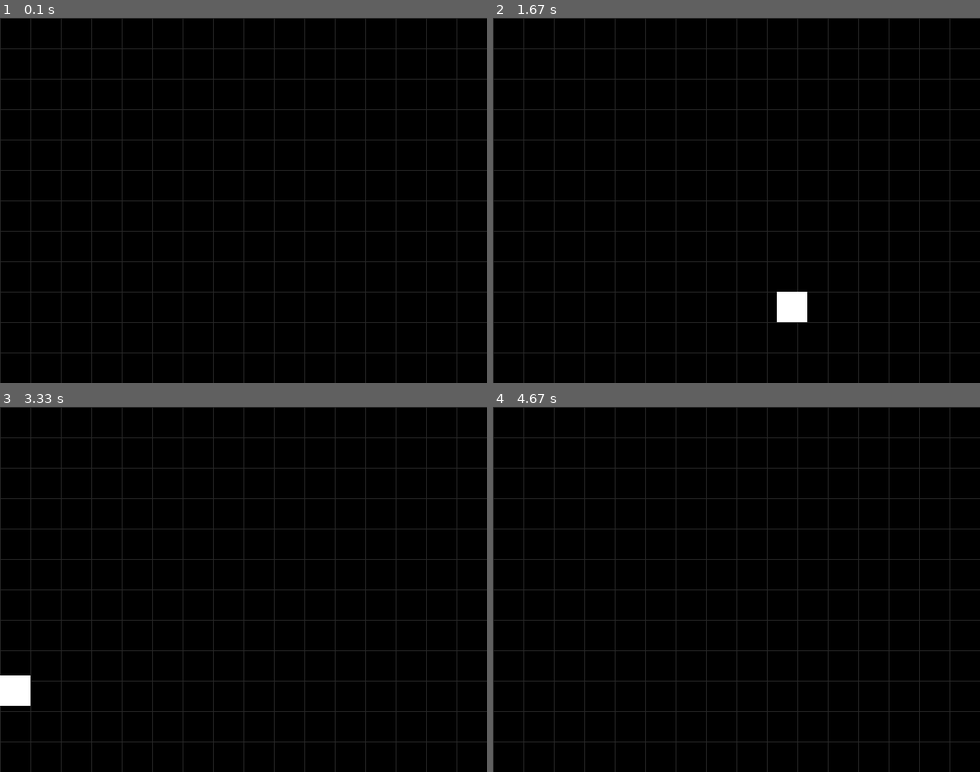
Above: before the commit, frames 1-4 (two rows, left to right).
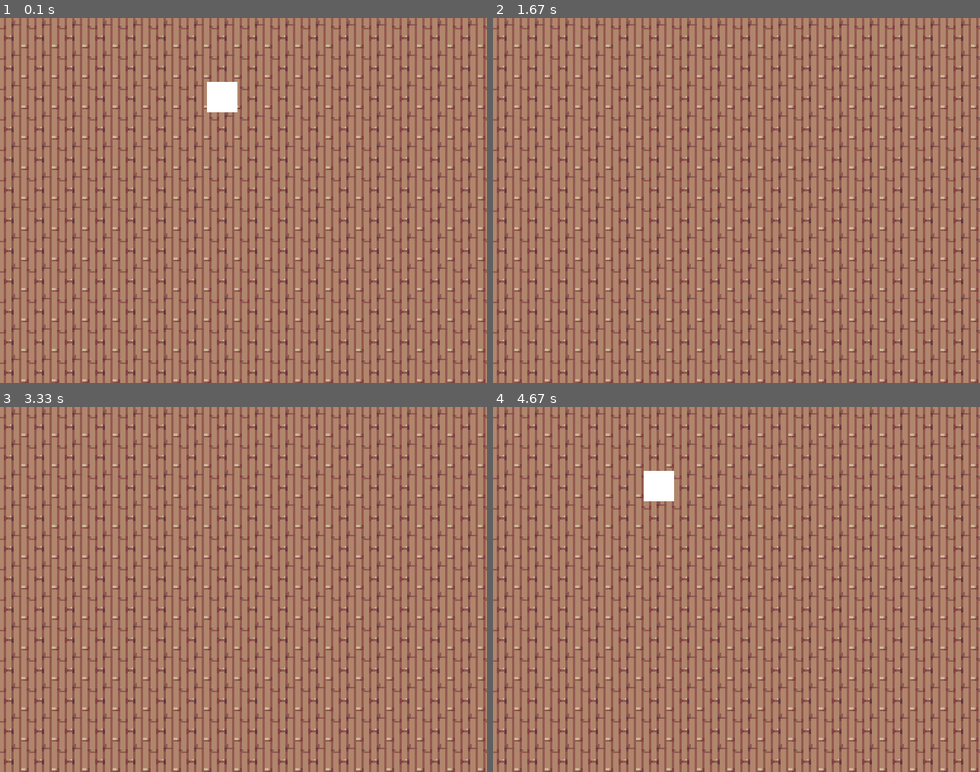
Above: after the commit, the same moments.

Repository: Feiyang0303/Let-Him-Cook
Game: pygame game, started from main.py
Two runs of this game, one before a commit and one after it. Both use one fixed random seed, a clock stepped at 60 frames per second and the inputs below.
Inputs:
- Up to frame 1 (0.1 s): no input
- Up to frame 2 (1.67 s): hold D 0.33-0.8 s; hold W 0.83-1.13 s; hold D 1.17-1.63 s
- Up to frame 3 (3.33 s): hold A 1.67-2.2 s; hold S 2.23-2.53 s; hold A 2.57-2.97 s; hold W from 3 s (still down)
- Up to frame 4 (4.67 s): release W at 3.37 s; hold S 4.07-4.43 s; hold A from 4.47 s (still down)

The runs differ from the first frame. In frame 1, 100% of the frame differs, in the area x 0-100%, y 0-100%; in frame 2, 100%; in frame 3, 100%; in frame 4, 100%.

Commit message:
Added Floor Sprite
Created a sprite for the floor

Diff:
--- a/game.py
+++ b/game.py
@@ -1,6 +1,7 @@
 import pygame as pg
 import math, sys, random
 
+from savesystem import *
 from player import *
 from world import *
 from settings import *
@@ -19,13 +20,16 @@
         self.world = World(self)
         self.player = Player(self)
 
-    def load_game(self, savedata):
-        pass
+    def load_game(self):
+        self.world = World(self)
+        self.player = Player(self)
+        load_game_state(self)
 
     # tickables
     def events(self):
         for event in pg.event.get():
             if event.type == pg.QUIT:
+                save_game_state(self)
                 pg.quit()
                 sys.exit()
             self.player.call_key_event(event)
--- /dev/null
+++ b/gamesave.json
@@ -0,0 +1 @@
+{"playerx": 6.808183333333332, "playery": 9.88904999999999}
--- a/main.py
+++ b/main.py
@@ -2,7 +2,7 @@
 
 def main():
     game = Game()
-    game.new_game()
+    game.load_game()
     game.run()
 
 if __name__ == "__main__":
--- a/savesystem.py
+++ b/savesystem.py
@@ -1,23 +1,22 @@
-from game import Game
 import json
 
+def save_game_state(game):
+    print("saving game...")
 
-def save_game_state(player):
     game_state = {
-      'player position x' : player.x,
-      'player position y' : player.y
-
+      'playerx' : game.player.x,
+      'playery' : game.player.y
     }
 
     with open('gamesave.json','w') as f:
-     json.dump(game_state,f)
+      json.dump(game_state,f)
 
-def load_game_state(player):
+def load_game_state(game):
     try:
       with open('gamesave.json','r') as f:
-         game_state = json.load(f)
-         return game_state
-
+          game_state = json.load(f)
+          game.player.x, game.player.y = game_state["playerx"], game_state["playery"]
+          return True
     except FileNotFoundError:
       print("Save File not Found")
-      return None
+      return False
--- a/world.py
+++ b/world.py
@@ -8,6 +8,10 @@
     def __init__(self, game):
         self.game = game
         self.world_objects = []
+
+        # floor
+        self.floor_tile_image = pg.image.load("sprites/floor_tile.png")
+        self.floor_tile_image = pg.transform.scale(self.floor_tile_image, (TILE_WIDTH, TILE_HEIGHT))
 
     def update(self):
         pass
@@ -21,12 +25,17 @@
             world_object.draw()
 
     def debug_draw_grid(self):
+
+
+        for y in range(0, SCREEN_HEIGHT, TILE_HEIGHT):
+            for x in range(0, SCREEN_WIDTH, TILE_WIDTH):
+                self.game.screen.blit(self.floor_tile_image, (x, y))
+
         # draw debug grid
-        for x in range(0, SCREEN_WIDTH, TILE_WIDTH):
-            pg.draw.line(self.game.screen, (40, 40, 40), (x, 0), (x, SCREEN_HEIGHT))
-        for y in range(0, SCREEN_HEIGHT, TILE_HEIGHT):
-            pg.draw.line(self.game.screen, (40, 40, 40), (0, y), (SCREEN_WIDTH, y))
-
+        # for x in range(0, SCREEN_WIDTH, TILE_WIDTH):
+        #     pg.draw.line(self.game.screen, (40, 40, 40), (x, 0), (x, SCREEN_HEIGHT))
+        # for y in range(0, SCREEN_HEIGHT, TILE_HEIGHT):
+        #     pg.draw.line(self.game.screen, (40, 40, 40), (0, y), (SCREEN_WIDTH, y))
 
 class WorldObject:
     def __init__(self, game) -> None:
Binary file added: sprites/floor_tile.png
Not shown, added: .gitignore
